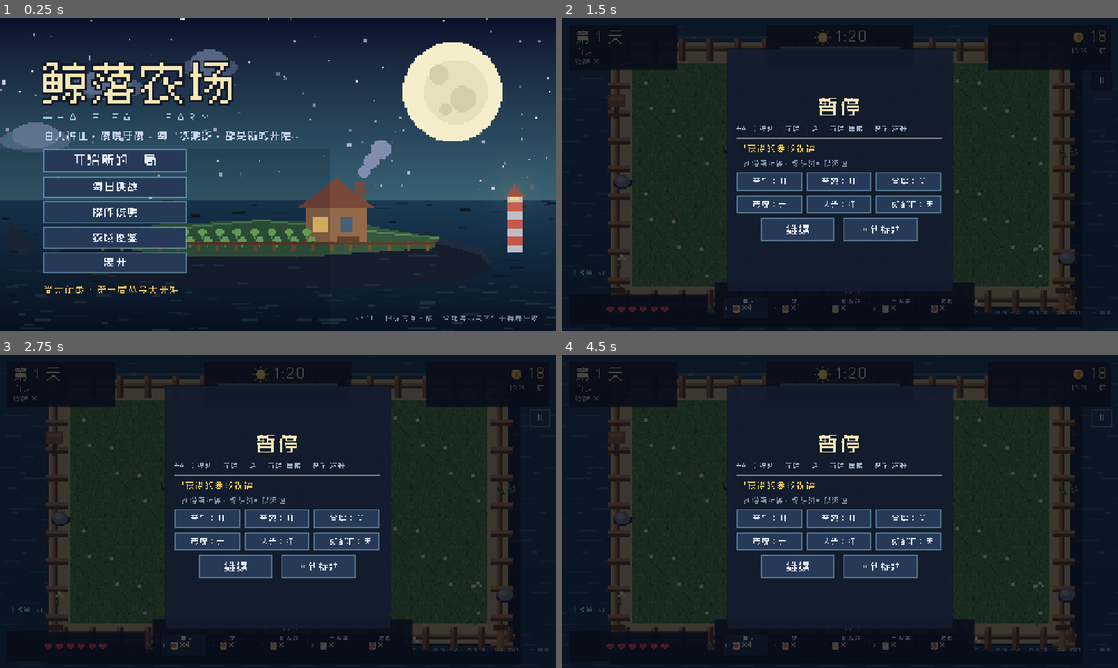
Above: before the commit, frames 1-4 (two rows, left to right).
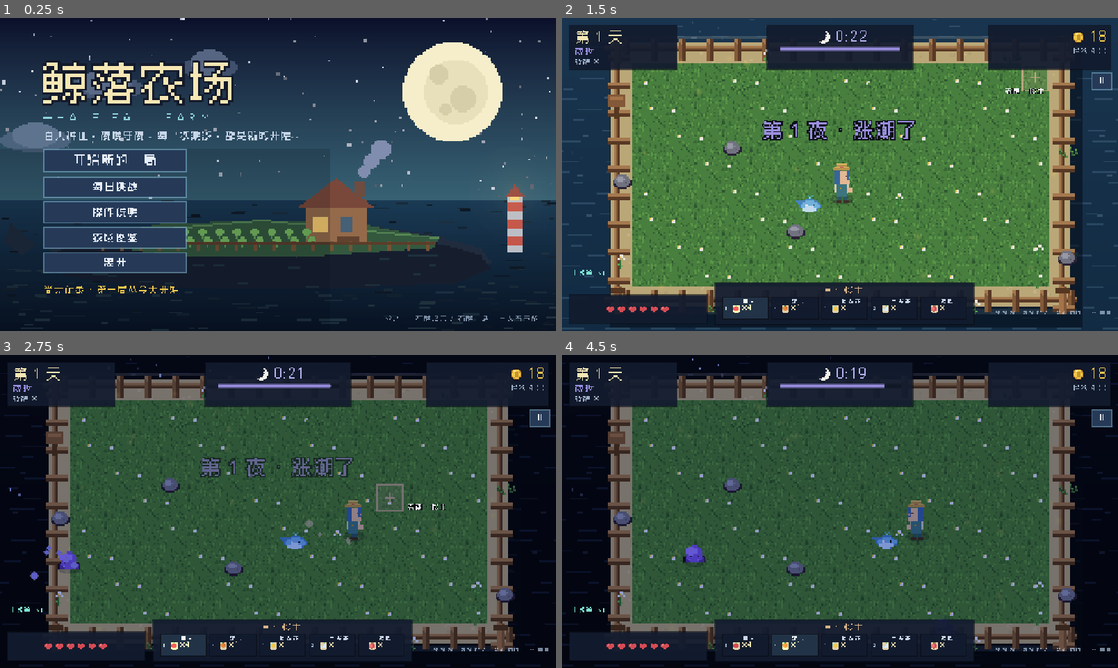
Above: after the commit, the same moments.

Repository: ElectLive/whale-fall-farm
Game: Godot game, scene res://scenes/main.tscn
The game is run twice, just before and just after one commit, with the same random seed, the same clock (stepped at 60 frames per second) and the same inputs.
Inputs (mouse positions are in pixels of both pictures, inside the frame that each line leads up to):
- Up to frame 1 (0.25 s): no input
- Up to frame 2 (1.5 s): click "开始新的一局" at 0.5 s; click "Ⅱ" (after the commit: "结束白天") at 1.25 s
- Up to frame 3 (2.75 s): tap Enter at 2 s; move the mouse to (400, 495) at 2.02 s; hold D from 2.03 s (still down); hold Space from 2.03 s (still down); tap R at 2.1 s; click (400, 495) at 2.17 s
- Up to frame 4 (4.5 s): release D at 2.75 s; release Space at 2.75 s; drag from (728, 527) to (812, 574) at 2.77 s; click (745, 646) at 3.52 s; click (795, 646) at 4.27 s

The runs differ from the first frame. In frame 1, 0.2% of the frame differs, in the area x 64-97%, y 95-97%; in frame 2, 80%, in the area x 0-100%, y 0-100%; in frame 3, 63%; in frame 4, 63%.

Commit message:
v2.2.0: left attack/right place, daytime gulls and forage, skip day

Diff:
--- a/project.godot
+++ b/project.godot
@@ -5,7 +5,7 @@
 [application]
 
 config/name="鲸落农场 Whale Fall Farm"
-config/version="2.1.0"
+config/version="2.2.0"
 config/description="一个农场 + Roguelike 小游戏：白天种田，夜晚守夜。所有美术与音乐均由程序生成。"
 run/main_scene="res://scenes/main.tscn"
 config/features=PackedStringArray("4.7", "GL Compatibility")
--- a/scripts/crop.gd
+++ b/scripts/crop.gd
@@ -110,6 +110,24 @@
 	queue_redraw()
 
 
+func advance(seconds: float) -> void:
+	## Fast-forward growth when the player skips the rest of the day (no banners).
+	if mature or not watered:
+		return
+	if night_only and not bool(game.is_night_phase()):
+		return
+	growth = minf(grow_time, growth + seconds * float(game.growth_mult()))
+	if growth >= grow_time:
+		mature = true
+		stage = 3
+		sprite.texture = TEX[kind][stage]
+		glow.modulate = _glow_color(0.65)
+	else:
+		stage = clampi(int(growth / grow_time * 3.0), 0, 2)
+		sprite.texture = TEX[kind][stage]
+	queue_redraw()
+
+
 func _process(delta: float) -> void:
 	if not watered or mature:
 		return
--- a/scripts/data.gd
+++ b/scripts/data.gd
@@ -45,6 +45,10 @@
 	"crow": {
 		"name": "偷穗鸦", "hp": 2, "speed": 34.0, "damage": 1, "gold": 3,
 		"texture": "res://assets/generated/chars/crow.png", "frames": 2, "scale": 1.0,
+	},
+	"gull": {
+		"name": "偷菜海鸥", "hp": 3, "speed": 38.0, "damage": 1, "gold": 3,
+		"texture": "res://assets/generated/chars/crow.png", "frames": 2, "scale": 0.95,
 	},
 	"vine": {
 		"name": "缠根怪", "hp": 7, "speed": 13.0, "damage": 2, "gold": 5,
--- a/scripts/enemy.gd
+++ b/scripts/enemy.gd
@@ -78,6 +78,8 @@
 	if is_boss:
 		enemy_scale = 1.15
 	sprite.scale = Vector2(enemy_scale, enemy_scale)
+	if kind == "gull":
+		sprite.modulate = Color(0.86, 0.92, 1.0)
 	add_child(sprite)
 	queue_redraw()
 	if is_boss:
@@ -106,7 +108,7 @@
 		desired = _boss_behaviour(delta)
 	elif kind == "frog":
 		desired = _frog_behaviour(delta)
-	elif kind == "crow":
+	elif kind == "crow" or kind == "gull":
 		desired = _crow_behaviour(delta)
 	else:
 		desired = (player.global_position - global_position)
--- /dev/null
+++ b/scripts/forage.gd
@@ -0,0 +1,39 @@
+class_name Forage
+extends Node2D
+## A little shell or starfish on the beach. Walk over it to collect gold.
+
+const SHELL := preload("res://assets/generated/items/shell.png")
+const STAR := preload("res://assets/generated/items/star.png")
+
+var game: Node
+var kind := "shell"
+var value := 3
+var sprite: Sprite2D
+var _t := 0.0
+var collected := false
+
+
+func setup(game_ref: Node, forage_kind: String, amount: int) -> void:
+	game = game_ref
+	kind = forage_kind
+	value = amount
+
+
+func _ready() -> void:
+	sprite = Sprite2D.new()
+	sprite.texture = SHELL if kind == "shell" else STAR
+	sprite.texture_filter = CanvasItem.TEXTURE_FILTER_NEAREST
+	add_child(sprite)
+	z_index = 900
+	scale = Vector2(1.0, 1.0)
+
+
+func _process(delta: float) -> void:
+	if collected or game == null or game.player == null:
+		return
+	_t += delta
+	sprite.position.y = sin(_t * 3.2) * 1.5
+	z_index = int(position.y) + 3
+	if global_position.distance_to(game.player.global_position) < 9.0:
+		collected = true
+		game.collect_forage(self)
--- a/scripts/hud.gd
+++ b/scripts/hud.gd
@@ -4,6 +4,7 @@
 
 signal seed_selected(index: int)
 signal pause_pressed
+signal skip_day_pressed
 
 const HEART_FULL := preload("res://assets/generated/ui/heart_full.png")
 const HEART_EMPTY := preload("res://assets/generated/ui/heart_empty.png")
@@ -27,6 +28,7 @@
 var pet_label: Label
 var hover_label: Label
 var _pause_btn: Button
+var _skip_btn: Button
 var progress: ProgressBar
 var damage_flash: ColorRect
 var banner_label: Label
@@ -196,9 +198,9 @@
 		seed_panels.append(slot)
 		seed_counts.append(cnt)
 
-	_hint = UiKit.label("左键 干活 · 右键 镰 · 滚轮 选种 · Esc 暂停", 13, Color(0.72, 0.8, 0.9, 0.65))
-	_hint.position = Vector2(958, 671)
-	_hint.size = Vector2(306, 28)
+	_hint = UiKit.label("左键 镰/收获 · 右键 干活 · 滚轮 选种 · R 收工", 13, Color(0.72, 0.8, 0.9, 0.65))
+	_hint.position = Vector2(940, 671)
+	_hint.size = Vector2(324, 28)
 	_hint.horizontal_alignment = HORIZONTAL_ALIGNMENT_RIGHT
 	add_child(_hint)
 
@@ -226,6 +228,17 @@
 		Audio.sfx("click")
 		pause_pressed.emit())
 	add_child(_pause_btn)
+
+	_skip_btn = UiKit.button("结束白天", 14)
+	_skip_btn.position = Vector2(1032, 124)
+	_skip_btn.size = Vector2(96, 36)
+	_skip_btn.custom_minimum_size = Vector2(96, 36)
+	_skip_btn.focus_mode = Control.FOCUS_NONE
+	_skip_btn.mouse_default_cursor_shape = Control.CURSOR_POINTING_HAND
+	_skip_btn.pressed.connect(func() -> void:
+		Audio.sfx("click")
+		skip_day_pressed.emit())
+	add_child(_skip_btn)
 
 	damage_flash = ColorRect.new()
 	damage_flash.color = Color(0.8, 0.1, 0.15, 0.0)
@@ -293,6 +306,11 @@
 	day_label.text = "第 %d 天" % day
 	phase_label.text = phase_text
 	phase_label.add_theme_color_override("font_color", phase_color)
+	if _skip_btn:
+		_skip_btn.visible = phase_text == "白天"
+	if _hint:
+		_hint.text = "左键 镰/收获 · 右键 干活 · 滚轮 选种 · R 收工" if phase_text == "白天" \
+			else "左键 镰 · 右键 移动 · 滚轮 选种 · Esc 暂停"
 
 
 func set_timer(seconds_left: float, total: float, is_night: bool) -> void:
--- a/scripts/main.gd
+++ b/scripts/main.gd
@@ -39,6 +39,9 @@
 var pet: PetWhale
 var enemies: Array[Enemy] = []
 var crops: Array[Crop] = []
+var forages: Array[Forage] = []
+var forage_timer := 0.0
+var day_gull_timer := 0.0
 var relic_ids: Array[String] = []
 var boss: Enemy = null
 var boss_ending := false
@@ -46,6 +49,7 @@
 var hover_highlight: TileHighlight
 var pending_cell := Vector2i(-999, -999)
 var pending_active := false
+var pending_mode := "work"
 var pending_timer := 0.0
 var mouse_demo := false
 var shop_offers: Array = []
@@ -289,6 +293,7 @@
 	hud.pause_pressed.connect(func() -> void:
 		if state == State.DAY or state == State.NIGHT:
 			_toggle_pause())
+	hud.skip_day_pressed.connect(skip_day)
 
 
 func _enable_mobile() -> void:
@@ -438,6 +443,10 @@
 		if is_instance_valid(c):
 			c.queue_free()
 	crops.clear()
+	for f in forages:
+		if is_instance_valid(f):
+			f.queue_free()
+	forages.clear()
 	if player != null and is_instance_valid(player):
 		player.queue_free()
 	player = null
@@ -461,6 +470,8 @@
 	phase_time = DAY_LENGTH
 	day_gold = 0
 	day_kills = 0
+	forage_timer = 2.5
+	day_gull_timer = 16.0
 	fireflies.emitting = false
 	sea.set_night(false)
 	var wet := rainy or stormy
@@ -570,6 +581,16 @@
 			Audio.sfx("explosion", 0.55, -12.0)
 	if state == State.DAY:
 		phase_time -= delta
+		day_gull_timer -= delta
+		if day_gull_timer <= 0.0:
+			day_gull_timer = rng.randf_range(16.0, 23.0)
+			if not crops.is_empty() and not _has_gull():
+				_spawn_day_gull()
+		forage_timer -= delta
+		if forage_timer <= 0.0:
+			forage_timer = rng.randf_range(5.5, 8.5)
+			if forages.size() < 3:
+				_spawn_forage()
 		if phase_time <= 0.0:
 			start_night()
 	elif state == State.NIGHT:
@@ -604,12 +625,96 @@
 				pending_active = false
 
 
+func _has_gull() -> bool:
+	for e in enemies:
+		if is_instance_valid(e) and e.kind == "gull" and not e.dead:
+			return true
+	return false
+
+
+func _spawn_day_gull() -> void:
+	var pos: Vector2
+	match rng.randi_range(0, 3):
+		0: pos = Vector2(10, rng.randf_range(12, 118))
+		1: pos = Vector2(230, rng.randf_range(12, 118))
+		2: pos = Vector2(rng.randf_range(24, 216), 12)
+		_: pos = Vector2(rng.randf_range(24, 216), 118)
+	var e := _spawn_enemy_at("gull", pos)
+	if rng.randf() < 0.15:
+		e.make_elite()
+	hud.banner("海鸥来偷菜了！左键赶走它", Color("#c8d6e8"), 1.4)
+	Audio.sfx("horn", 1.35, -10.0)
+
+
+func _spawn_forage() -> void:
+	var pos := Vector2.ZERO
+	var ok := false
+	for i in range(12):
+		pos = Vector2(rng.randf_range(18, 232), rng.randf_range(10, 126))
+		if player != null and pos.distance_to(player.position) < 30.0:
+			continue
+		ok = true
+		for f in forages:
+			if is_instance_valid(f) and f.position.distance_to(pos) < 18.0:
+				ok = false
+				break
+		if ok:
+			break
+	if not ok:
+		return
+	var f := Forage.new()
+	f.setup(self, "shell" if rng.randf() < 0.55 else "star", rng.randi_range(2, 4))
+	f.position = pos
+	entities.add_child(f)
+	forages.append(f)
+
+
+func collect_forage(f: Forage) -> void:
+	if f == null or not is_instance_valid(f):
+		return
+	forages.erase(f)
+	gold += f.value
+	run_gold += f.value
+	day_gold += f.value
+	float_text("+%d 金" % f.value, f.position + Vector2(0, -12), Color("#f2c94c"), 9)
+	if rng.randf() < 0.3:
+		var id: String = GameData.CROP_ORDER[rng.randi_range(0, GameData.CROP_ORDER.size() - 1)]
+		seeds[id] = int(seeds[id]) + 1
+		_seeds_dirty = true
+		float_text("+%s种子" % GameData.CROPS[id]["name"], f.position + Vector2(0, -24), Color("#8fe0b0"), 8)
+	Audio.sfx("coin", 1.1, -4.0)
+	burst(f.position, Color("#f2c94c"), 6)
+	f.queue_free()
+	_update_hud(true)
+
+
+func skip_day() -> void:
+	if state != State.DAY or not can_control():
+		return
+	var remain := phase_time
+	for c in crops:
+		if is_instance_valid(c):
+			c.advance(remain)
+	Audio.sfx("dawn", 0.9, -6.0)
+	hud.banner("提前收工，作物在潮声里又长了一截", Color("#f6e7b4"), 1.4)
+	phase_time = 0.0
+	start_night()
+
+
 func start_night() -> void:
 	if state != State.DAY:
 		return
 	pending_active = false
 	if player:
 		player.stop_moving()
+	for f in forages:
+		if is_instance_valid(f):
+			f.queue_free()
+	forages.clear()
+	for e in enemies.duplicate():
+		if is_instance_valid(e) and e.kind == "gull":
+			enemies.erase(e)
+			e.queue_free()
 	state = State.NIGHT
 	phase_total = GameData.night_duration(day)
 	phase_time = phase_total
@@ -1003,11 +1108,11 @@
 			return
 		if event.button_index == MOUSE_BUTTON_LEFT:
 			if can_control() and player != null:
-				_click_world(get_global_mouse_position())
+				_left_click_world(get_global_mouse_position())
 			return
 		if event.button_index == MOUSE_BUTTON_RIGHT:
 			if can_control() and player != null:
-				player.attack()
+				_right_click_world(get_global_mouse_position())
 			return
 	if not (event is InputEventKey) or not event.pressed or event.echo:
 		return
@@ -1040,6 +1145,8 @@
 			_select_seed(4)
 		KEY_F:
 			toggle_fullscreen()
+		KEY_R:
+			skip_day()
 
 
 func _cycle_seed(delta: int) -> void:
@@ -1060,29 +1167,50 @@
 	_update_hud(true)
 
 
-func _click_world(world_pos: Vector2) -> void:
+func _left_click_world(world_pos: Vector2) -> void:
 	var t := farm.world_to_tile(world_pos)
 	if farm.in_bounds(t):
-		var center := farm.tile_center(t)
-		var dist := player.global_position.distance_to(center)
-		pending_active = true
-		pending_cell = t
-		pending_timer = 2.6
-		_spawn_click_marker(center, Color("#f2c94c"))
-		if dist <= 30.0:
-			player.stop_moving()
-			interact_cell(t)
-			pending_active = false
-		else:
-			var dir := (center - player.global_position).normalized()
-			player.move_to(center - dir * 18.0)
+		var c := crop_at(t)
+		if c != null and c.mature:
+			_command_tile(t, "harvest")
+			return
+	# no crop to harvest: left click is always the scythe
+	player.attack()
+
+
+func _right_click_world(world_pos: Vector2) -> void:
+	var t := farm.world_to_tile(world_pos)
+	if farm.in_bounds(t):
+		var act := _action_for_cell(t)
+		if act.get("type", "none") == "harvest":
+			float_text("用左键收获", player.position + Vector2(0, -22), Color("#f2c94c"), 9)
+			Audio.sfx("click", 0.7)
+			return
+		_command_tile(t, "work")
+		return
+	pending_active = false
+	var target := Vector2(
+		clampf(world_pos.x, -8.0, 248.0),
+		clampf(world_pos.y, -8.0, 136.0))
+	player.move_to(target)
+	_spawn_click_marker(target, Color("#c8d6e8"))
+
+
+func _command_tile(t: Vector2i, mode: String) -> void:
+	var center := farm.tile_center(t)
+	var dist := player.global_position.distance_to(center)
+	pending_active = true
+	pending_cell = t
+	pending_mode = mode
+	pending_timer = 2.6
+	_spawn_click_marker(center, Color("#f2c94c"))
+	if dist <= 30.0:
+		player.stop_moving()
+		interact_cell(t)
+		pending_active = false
 	else:
-		pending_active = false
-		var target := Vector2(
-			clampf(world_pos.x, -8.0, 248.0),
-			clampf(world_pos.y, -8.0, 136.0))
-		player.move_to(target)
-		_spawn_click_marker(target, Color("#c8d6e8"))
+		var dir := (center - player.global_position).normalized()
+		player.move_to(center - dir * 18.0)
 
 
 func _spawn_click_marker(pos: Vector2, color: Color) -> void:
@@ -1110,7 +1238,7 @@
 	for e in enemies:
 		if is_instance_valid(e) and not e.dead and e.global_position.distance_to(mouse_world) <= 10.0:
 			hover_highlight.visible = false
-			hud.set_hover_text("右键 · 挥镰", screen_pos)
+			hud.set_hover_text("左键 · 挥镰", screen_pos)
 			Input.set_default_cursor_shape(Input.CURSOR_CROSS)
 			return
 	var t := farm.world_to_tile(mouse_world)
@@ -1124,9 +1252,15 @@
 	hover_highlight.position = farm.tile_center(t)
 	hover_highlight.set_color(act.get("color", Color.WHITE))
 	var text := String(act.get("label", ""))
-	text = text.replace("E · ", "左键 · ")
-	if act.get("type", "none") == "wait":
-		text = String(act.get("label", ""))
+	var act_type := String(act.get("type", "none"))
+	if act_type == "harvest":
+		text = text.replace("E · ", "左键 · ")
+	elif act_type == "wait":
+		pass
+	elif act_type == "no_seed":
+		text = "右键 · " + text
+	else:
+		text = text.replace("E · ", "右键 · ")
 	hud.set_hover_text(text, screen_pos)
 	Input.set_default_cursor_shape(Input.CURSOR_POINTING_HAND)
 
@@ -1684,6 +1818,24 @@
 			plants_at(Vector2i(6, 4), "chili", 1.0)
 			plants_at(Vector2i(7, 4), "moonwheat", 0.7)
 			phase_time = 48.0
+			_update_hud(true)
+		"daylife":
+			start_new_run(20261029)
+			day = 3
+			gold = 45
+			player.position = farm.tile_center(Vector2i(5, 4))
+			player.facing = Vector2.RIGHT
+			plants_at(Vector2i(6, 4), "pumpkin", 0.8)
+			plants_at(Vector2i(7, 4), "chili", 1.0)
+			plants_at(Vector2i(8, 4), "radish", 0.6)
+			for pos in [Vector2(80, 70), Vector2(180, 100), Vector2(48, 30)]:
+				var f := Forage.new()
+				f.setup(self, "shell" if int(pos.x) % 2 == 0 else "star", 3)
+				f.position = pos
+				entities.add_child(f)
+				forages.append(f)
+			_spawn_enemy_at("gull", Vector2(190, 70))
+			phase_time = 50.0
 			_update_hud(true)
 		"mouse":
 			start_new_run(20261029)
@@ -1847,8 +1999,8 @@
 	_check(selected_seed != seed_before, "mouse wheel cycles the seed belt")
 	selected_seed = 0
 	player.position = farm.tile_center(Vector2i(4, 5))
-	_click_world(farm.tile_center(Vector2i(7, 5)))
-	_check(player.has_move_target, "left click on a far tile starts click-to-move")
+	_command_tile(Vector2i(7, 5), "work")
+	_check(player.has_move_target, "right click on a far tile starts click-to-move")
 	pending_active = false
 	player.stop_moving()
 
@@ -1861,19 +2013,40 @@
 	_check(selected_seed != wheel_before, "mouse wheel event reaches the input handler")
 	selected_seed = 0
 	player.attack_cd = 0.0
+	var left_ev := InputEventMouseButton.new()
+	left_ev.button_index = MOUSE_BUTTON_LEFT
+	left_ev.pressed = true
+	_unhandled_input(left_ev)
+	_check(player.attack_cd > 0.0, "left click event swings the scythe")
+	player.stop_moving()
 	var right_ev := InputEventMouseButton.new()
 	right_ev.button_index = MOUSE_BUTTON_RIGHT
 	right_ev.pressed = true
 	_unhandled_input(right_ev)
-	_check(player.attack_cd > 0.0, "right click event triggers the scythe")
-	player.stop_moving()
-	var left_ev := InputEventMouseButton.new()
-	left_ev.button_index = MOUSE_BUTTON_LEFT
-	left_ev.pressed = true
-	_unhandled_input(left_ev)
-	_check(player.has_move_target, "left click event starts movement")
+	_check(player.has_move_target, "right click event starts movement")
 	pending_active = false
 	player.stop_moving()
+
+	# day activities: crop fast-forward, forage, gull raid
+	var adv_test := Crop.new()
+	adv_test.setup("radish", Vector2i(10, 6), farm, self)
+	crops_root.add_child(adv_test)
+	adv_test.water()
+	adv_test.advance(5.0)
+	_check(adv_test.growth > 0.0, "crop advance fast-forwards growth")
+	adv_test.queue_free()
+	var gold_before_forage := gold
+	var forage_test := Forage.new()
+	forage_test.setup(self, "shell", 3)
+	forage_test.position = player.position
+	entities.add_child(forage_test)
+	collect_forage(forage_test)
+	_check(gold == gold_before_forage + 3, "collecting forage grants gold")
+	_spawn_day_gull()
+	_check(_has_gull(), "daytime gull spawns")
+	for e in enemies.duplicate():
+		if is_instance_valid(e) and e.kind == "gull":
+			e.take_damage(999, Vector2.RIGHT)
 
 	# farming chain: till -> plant -> water -> grow -> harvest
 	player.position = farm.tile_center(Vector2i(2, 3))
@@ -2032,6 +2205,8 @@
 	_on_relic_chosen("golden")
 	_check(is_equal_approx(float(mods["golden_chance"]), 0.1), "golden relic adds mutation chance")
 	var base_growth := growth_mult()
+	biome = "whale"
+	base_growth = growth_mult()
 	biome = "mist"
 	_check(growth_mult() > base_growth, "mist harbor boosts crop growth")
 	biome = "whale"
@@ -2098,6 +2273,11 @@
 	player.attack_cd = 0.0
 	mobile.attack_tap.emit()
 	_check(player.attack_cd > 0.0, "touch attack swings the scythe")
+
+	# skip the rest of the day
+	start_new_run(20261029)
+	skip_day()
+	_check(state == State.NIGHT, "skip day starts the night")
 
 	# save/load roundtrip in memory
 	var old_best := SaveGame.best_day
--- a/scripts/pause_screen.gd
+++ b/scripts/pause_screen.gd
@@ -51,7 +51,7 @@
 	var title := UiKit.label("暂停", 46, Color("#f6e7b4"))
 	title.horizontal_alignment = HORIZONTAL_ALIGNMENT_CENTER
 	v.add_child(title)
-	v.add_child(UiKit.label("左侧摇杆移动 · 右侧镰刀攻击 · 互动键干活" if mobile else "WASD 移动 · 左键 干活 · 右键 挥镰 · 滚轮 选种", 17, Color("#9fb0c8")))
+	v.add_child(UiKit.label("左侧摇杆移动 · 右侧镰刀攻击 · 互动键干活" if mobile else "左键 镰/收获 · 右键 干活 · 滚轮 选种 · R 收工", 17, Color("#9fb0c8")))
 	v.add_child(HSeparator.new())
 	v.add_child(UiKit.label("已获得的潮汐祝福", 21, UiKit.GOLD))
 	_list = VBoxContainer.new()
--- a/scripts/player.gd
+++ b/scripts/player.gd
@@ -121,9 +121,11 @@
 			foot_t = 0.30
 			game.burst(position + Vector2(0, 7), Color(0.82, 0.76, 0.60, 0.7), 2)
 	_animate(delta)
-	# attack input: space held, right mouse held (desktop), or the touch button
-	if Input.is_key_pressed(KEY_SPACE) or game.touch_attack_held \
-			or (not game.is_mobile and Input.is_mouse_button_pressed(MOUSE_BUTTON_RIGHT)):
+	# attack input: space held, left mouse held (desktop), or the touch button
+	var mouse_attack: bool = not game.is_mobile and Input.is_mouse_button_pressed(MOUSE_BUTTON_LEFT)
+	if mouse_attack and game.pending_active and game.pending_mode == "harvest":
+		mouse_attack = false
+	if Input.is_key_pressed(KEY_SPACE) or game.touch_attack_held or mouse_attack:
 		attack()
 
 
--- a/scripts/title_screen.gd
+++ b/scripts/title_screen.gd
@@ -94,7 +94,7 @@
 	best.size = Vector2(620, 30)
 	add_child(best)
 
-	var version := UiKit.label("v2.1.0 · 鼠标交互重做 · 全部美术与音乐由程序生成", 17, Color(0.68, 0.76, 0.86, 0.7))
+	var version := UiKit.label("v2.2.0 · 左键攻击 / 右键干活 · 白天有事做", 17, Color(0.68, 0.76, 0.86, 0.7))
 	version.position = Vector2(720, 680)
 	version.size = Vector2(520, 24)
 	version.horizontal_alignment = HORIZONTAL_ALIGNMENT_RIGHT
@@ -122,9 +122,10 @@
 	var title := UiKit.label("操作", 30, UiKit.GOLD)
 	v.add_child(title)
 	var lines := [
-		"左键 —— 点地移动 / 松土 / 播种 / 浇水 / 收获",
-		"右键 —— 朝指针挥镰（可长按）",
+		"左键 —— 挥镰 / 收获成熟作物",
+		"右键 —— 点地移动 / 松土 / 播种 / 浇水",
 		"滚轮 —— 切换种子 · 右上 Ⅱ 暂停",
+		"R —— 提前结束白天",
 		"WASD / 方向键 —— 移动 · E 互动",
 		"空格 —— 挥镰 · 1-5 选种",
 		"Esc 暂停 · F 全屏",
Binary file added: assets/generated/items/shell.png
Not shown, added: assets/generated/items/shell.png.import
Binary file added: assets/generated/items/star.png
Not shown, added: assets/generated/items/star.png.import
Not shown, changed: export_presets.cfg
Binary file added: screenshots/shot_daylife.png
Binary file changed: screenshots/shot_help.png
Binary file changed: screenshots/shot_mouse.png
Binary file changed: screenshots/shot_mouse_click.png
Binary file changed: screenshots/shot_pause.png
Binary file changed: screenshots/shot_title.png
Not shown, added: scripts/forage.gd.uid
(and 6 more such lines)
